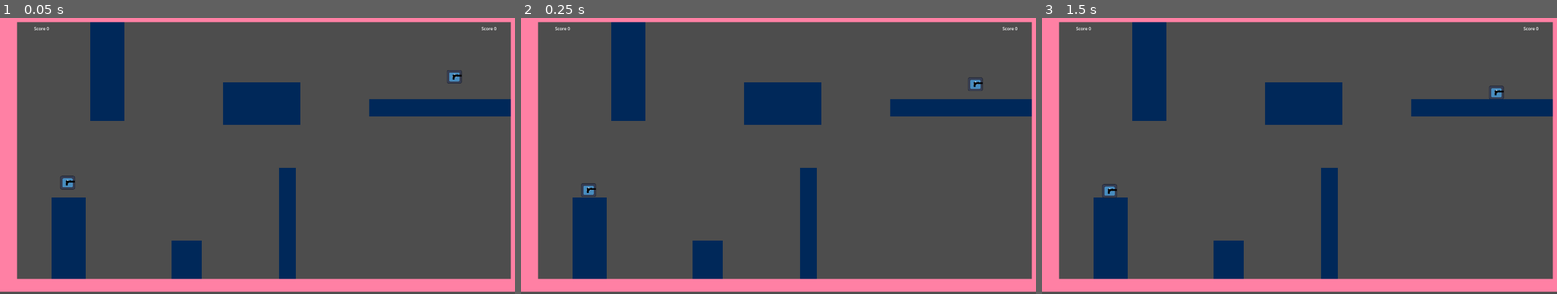
Above: before the commit, frames 1-3 (left to right).
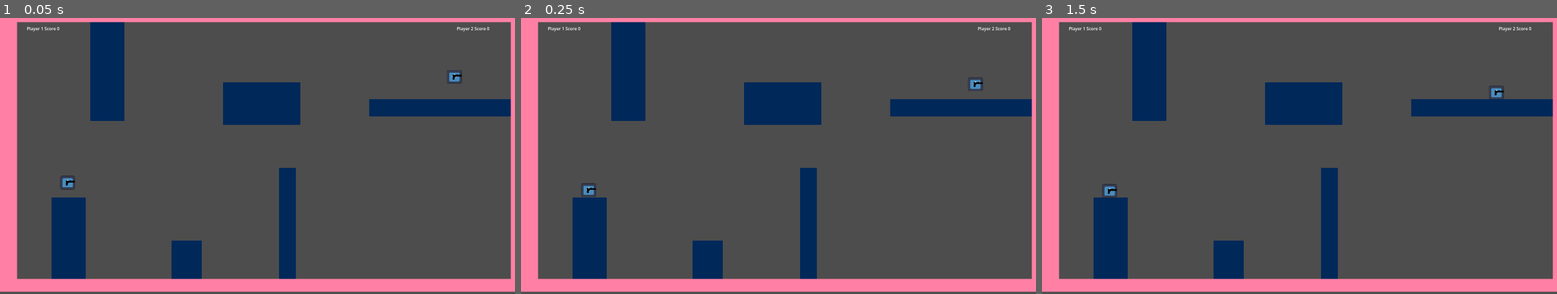
Above: after the commit, the same moments.

Repository: TK-ool/godot-fighting-game
Game: Godot game, scene res://scenen/Level.tscn
The game is run twice, just before and just after one commit, with the same random seed, the same clock (stepped at 60 frames per second) and the same inputs. The engine's default icon, where the game draws it, is replaced by a stand-in: a white triangle on a blue panel in a dark square.
Inputs:
- Up to frame 1 (0.05 s): no input
- Up to frame 2 (0.25 s): no input
- Up to frame 3 (1.5 s): tap Enter at 1.25 s

The runs differ from the first frame. In frame 1, 0.1% of the frame differs, in the area x 5-97%, y 3-5%; in frame 2, 0.1%; in frame 3, 0.1%.

Commit message:
kleinigkeiten

Diff:
--- a/scenen/HUD.tscn
+++ b/scenen/HUD.tscn
@@ -14,16 +14,16 @@
 
 [node name="Score_P1" type="Label" parent="." unique_id=1645693211]
 layout_mode = 0
-offset_left = 127.0
+offset_left = 100.0
 offset_top = 76.0
-offset_right = 202.0
+offset_right = 175.0
 offset_bottom = 99.0
 text = "Score 999"
 
 [node name="Score_P2" type="Label" parent="." unique_id=1270059123]
 layout_mode = 0
-offset_left = 1795.0
+offset_left = 1703.0
 offset_top = 76.0
-offset_right = 1870.0
+offset_right = 1778.0
 offset_bottom = 99.0
 text = "Score 999"
--- a/scenen/Level.tscn
+++ b/scenen/Level.tscn
@@ -28,9 +28,9 @@
 
 [node name="Score" parent="." unique_id=1181961140 instance=ExtResource("4_j4ie4")]
 
-[node name="PlayerSpawner" parent="." unique_id=1409022632 instance=ExtResource("5_rpce8")]
+[node name="Player_1 Spawner" parent="." unique_id=1409022632 instance=ExtResource("5_rpce8")]
 position = Vector2(253, 663)
 
-[node name="PlayerSpawner2" parent="." unique_id=1010258943 instance=ExtResource("5_rpce8")]
+[node name="Player_2 Spawner" parent="." unique_id=1010258943 instance=ExtResource("5_rpce8")]
 position = Vector2(1695, 267)
 device = 1
--- a/scripts/Global.gd
+++ b/scripts/Global.gd
@@ -3,4 +3,3 @@
 
 var Score_P1 := 0
 var Score_P2 := 0
-var set_player := 0
--- a/scripts/HUD.gd
+++ b/scripts/HUD.gd
@@ -5,5 +5,5 @@
 
 func _process(_delta: float) -> void:
 
-	score_p_1.text = "Score " + str(Global.Score_P1)
-	score_p_2.text = "Score " + str(Global.Score_P2)
+	score_p_1.text = "Player 1 Score " + str(Global.Score_P1)
+	score_p_2.text = "Player 2 Score " + str(Global.Score_P2)
--- a/scripts/Player.gd
+++ b/scripts/Player.gd
@@ -129,19 +129,20 @@
 				velocity.y = JUMP_VELOCITY * 1.2
 				wall_jump_lock = Wall_jump_locktime
 
-func _on_hit_area_area_entered(area: Area2D) -> void:
-	print(device, " got hit")
-	if area.is_in_group("bullet"):
-		health_data.take_damage(area.damage)
-		area.queue_free()
+func _on_hit_area_area_entered(bullet: Area2D) -> void:
+
+	if !bullet.is_in_group("Player_%d" % device) and bullet.is_in_group("bullet"):
+		health_data.take_damage(bullet.damage)
+		print(device, " got hit")
+		bullet.queue_free()
 
 func died_():
 	if self.is_in_group("Player_0"):
-		Global.Score_P1 += 1
+		Global.Score_P2 += 1
 		player_respawn.emit()
 
 	if self.is_in_group("Player_1"):
-		Global.Score_P2 += 1
+		Global.Score_P1 += 1
 		player_respawn.emit()
 
 
--- a/scripts/bullet.gd
+++ b/scripts/bullet.gd
@@ -1,12 +1,13 @@
 extends Node2D
 
 @export var bullet_type: BulletResource
-var speed: int = 600
+var speed: float = 600
 var size: float = 1.0
 var damage: int = 1
 
+var device: int
+
 func _ready():
-	add_to_group("bullet")
 	calc_speed_modifier()
 	calc_size_modifier()
 	calc_damage_modfier()
@@ -48,3 +49,7 @@
 func _on_body_entered(body: Node2D) -> void:
 	if body is TileMapLayer:
 		queue_free()
+
+func set_group():
+	add_to_group("bullet")
+	add_to_group("Player_%d" % device)
--- a/scripts/gun.gd
+++ b/scripts/gun.gd
@@ -65,6 +65,8 @@
 		_cooldown_timer = fire_rate
 		var bullet_instance = Bullet.instantiate()
 		get_tree().root.add_child(bullet_instance)
+		bullet_instance.device = player_ID
+		bullet_instance.set_group()
 		if face_right == true:
 			bullet_instance.global_position = gunpoint.global_position
 		else:
